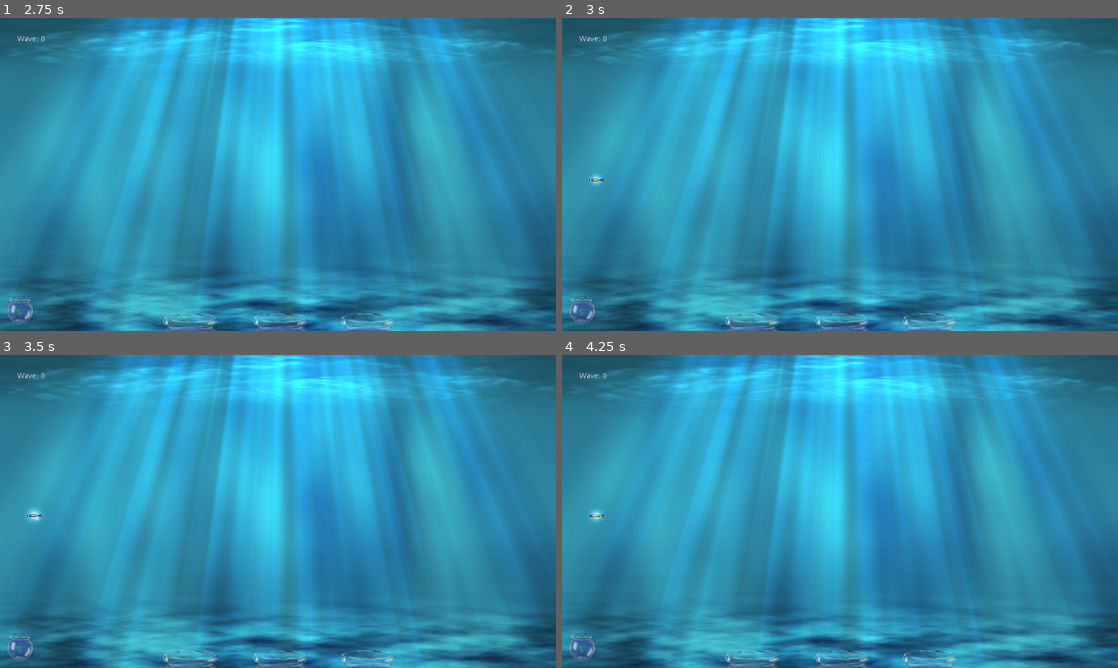
Above: before the commit, frames 1-4 (two rows, left to right).
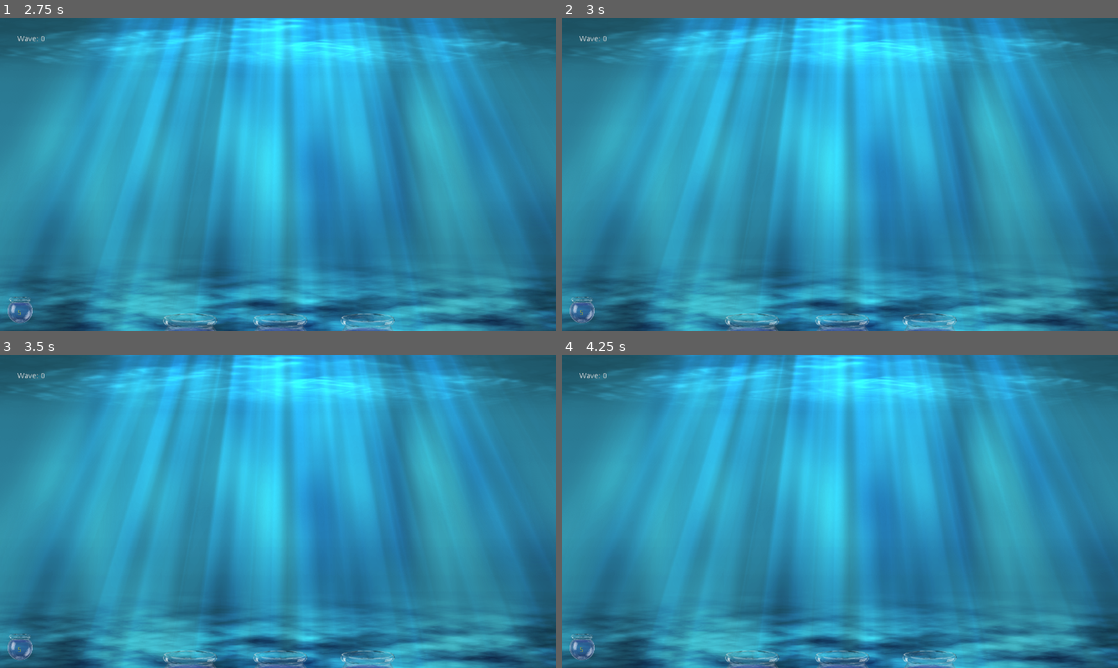
Above: after the commit, the same moments.

Repository: RobinRenggli/godotwildjam41
Game: Godot game, scene res://Ocean.tscn
Two runs of this game, one before a commit and one after it. Both use one fixed random seed, a clock stepped at 60 frames per second and the inputs below. Sound files missing from this copy of the repository are replaced by a short silence.
Inputs (mouse positions are in pixels of both pictures, inside the frame that each line leads up to):
- Up to frame 1 (2.75 s): tap Enter at 0.5, 2 s; move the mouse to (400, 158) at 0.52 s; click (400, 158) at 0.67 s; tap Space at 1.25 s; move the mouse to (166, 190) at 1.27 s; click (166, 190) at 1.42 s; move the mouse to (333, 105) at 2.02 s; click (333, 105) at 2.17 s
- Up to frame 2 (3 s): tap Space at 2.75 s; move the mouse to (812, 237) at 2.77 s; click (812, 237) at 2.92 s
- Up to frame 3 (3.5 s): no input
- Up to frame 4 (4.25 s): tap Enter at 3.5 s; move the mouse to (1006, 558) at 3.52 s; click (1006, 558) at 3.67 s

Frame 1 is identical in both runs. In frame 2, less than 0.1% of the frame differs, in the area x 4-8%, y 50-54%; in frame 3, less than 0.1%, in the area x 4-8%, y 49-54%; in frame 4, less than 0.1%.

Commit message:
add passive currency income

Diff:
--- a/GodotProjectFolder/Evolution/Effects/WaveEffects.gd
+++ b/GodotProjectFolder/Evolution/Effects/WaveEffects.gd
@@ -7,6 +7,7 @@
 		effects_per_creature[type] = []
 
 func execute_effects():
+	PlayerStats.change_currency(3)
 	for type in effects_per_creature.keys():
 		for eff in effects_per_creature[type]:
 			eff.execute(type)
--- a/GodotProjectFolder/UtilNodes/CurrencySpawner.tscn
+++ b/GodotProjectFolder/UtilNodes/CurrencySpawner.tscn
@@ -6,7 +6,7 @@
 script = ExtResource( 1 )
 
 [node name="Timer" type="Timer" parent="."]
-wait_time = 2.25
+wait_time = 4.0
 autostart = true
 
 [connection signal="timeout" from="Timer" to="." method="_on_Timer_timeout"]
